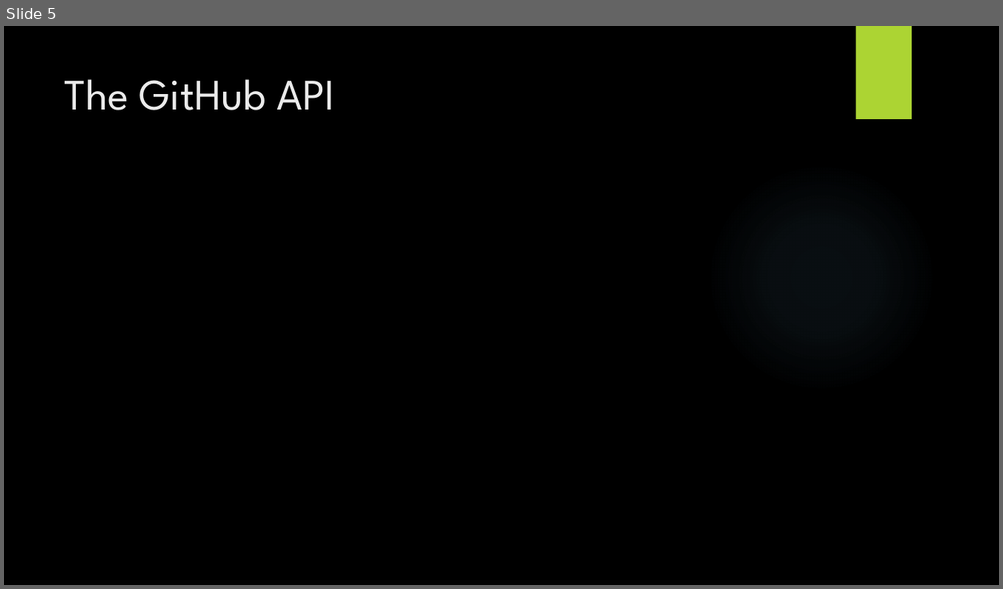
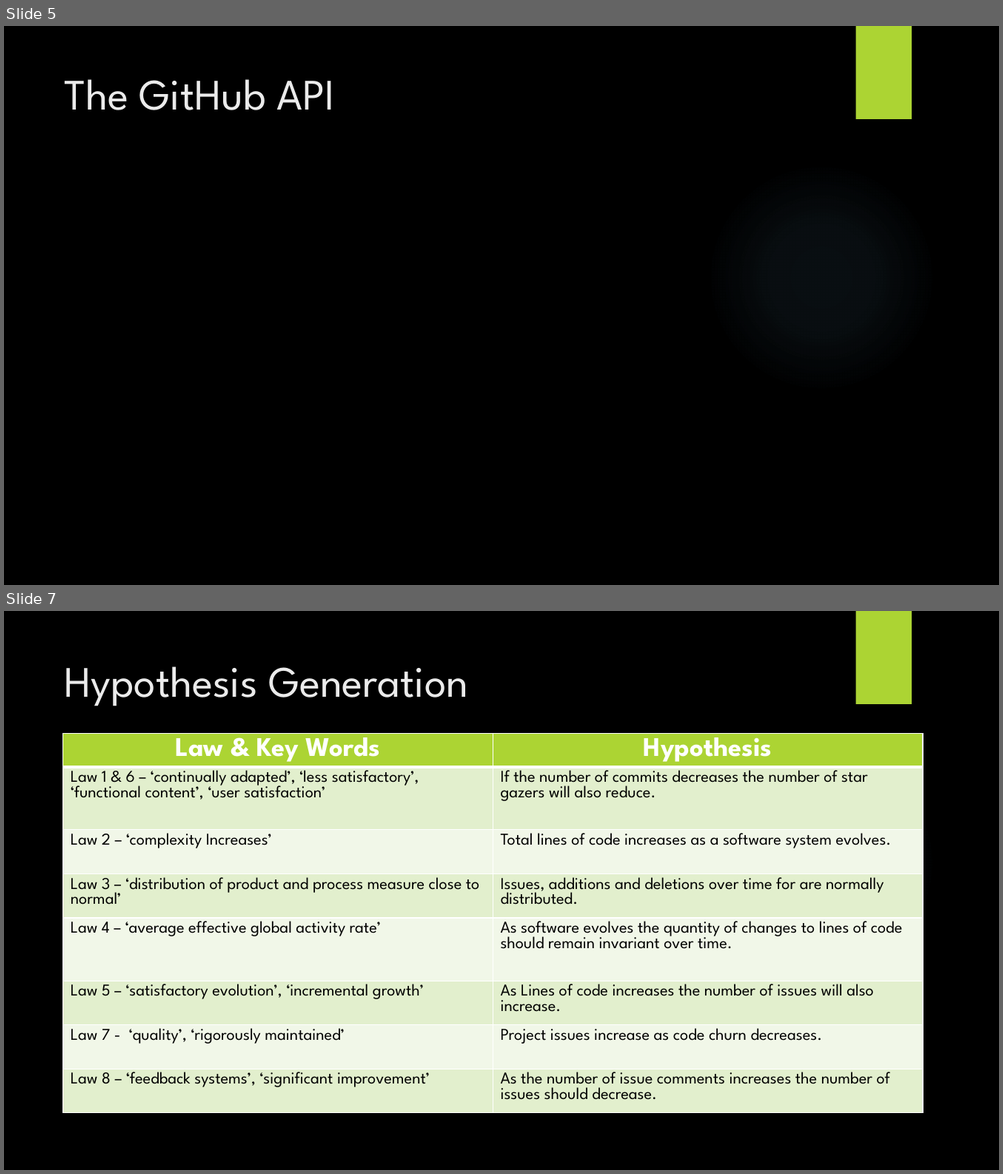
Before and after one commit to jordantoaster/Jordans-Repo, a slide deck: Research And Development Project/Documents/Resources/Presentation/PresentationLehman.pptx. Shown one above the other, each under a label of ours: slide 5 before the commit, slides 5 and 7 after it; the slides between them are not shown. The pictures are 1003x589 and 1003x1174 pixels, drawn with LibreOffice and Linux fonts; fonts in the diff are those of the drawing; background and template pictures are left out. Boxes give left, top, right and bottom in pixels: in the first picture for what was removed or moved away, otherwise in the second. Text is boxed around its words. In the diff, an @@ line names an element or a change of style, - is before the commit and + after.

```diff
--- a/Research And Development Project/Documents/Resources/Presentation/PresentationLehman.pptx
+++ b/Research And Development Project/Documents/Resources/Presentation/PresentationLehman.pptx
@@ slide 7 added at box(4, 611, 999, 1170), background picture (left out); not listed: 2 template elements that a slide beside it also shows @@
@@ title added at box(64, 667, 468, 706), 42 pt, text #EBEBEB @@
+Hypothesis Generation
@@ table added at box(63, 733, 922, 1133), 8 rows, 2 columns @@
+Law & Key Words | Hypothesis
+Law 1 & 6 – ‘continually adapted’, ‘less satisfactory’, ‘functional content’, ‘user satisfaction’ | If the number of commits decreases the number of star gazers will also reduce.
+Law 2 – ‘complexity Increases’ | Total lines of code increases as a software system evolves.
+Law 3 – ‘distribution of product and process measure close to normal’ | Issues, additions and deletions over time for are normally distributed.
+Law 4 – ‘average effective global activity rate’ | As software evolves the quantity of changes to lines of code should remain invariant over time.
+Law 5 – ‘satisfactory evolution’, ‘incremental growth’ | As Lines of code increases the number of issues will also increase.
+Law 7 - ‘quality’, ‘rigorously maintained’ | Project issues increase as code churn decreases.
+Law 8 – ‘feedback systems’, ‘significant improvement’ | As the number of issue comments increases the number of issues should decrease.
```
Also in this commit, not shown: 1 slide changed, 10 other slides added, 1 slide removed.
